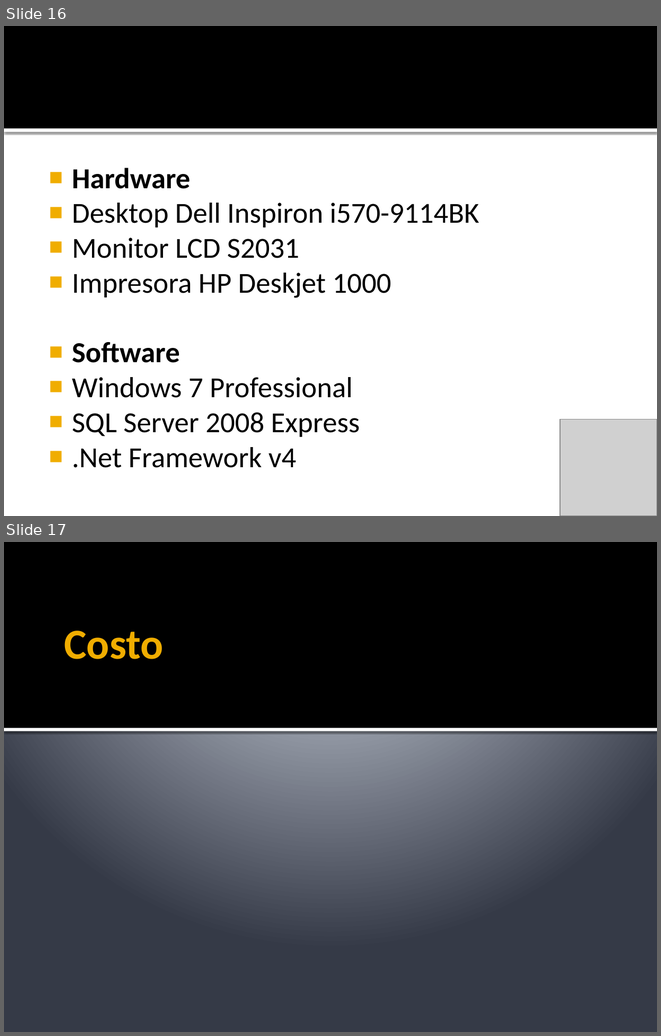
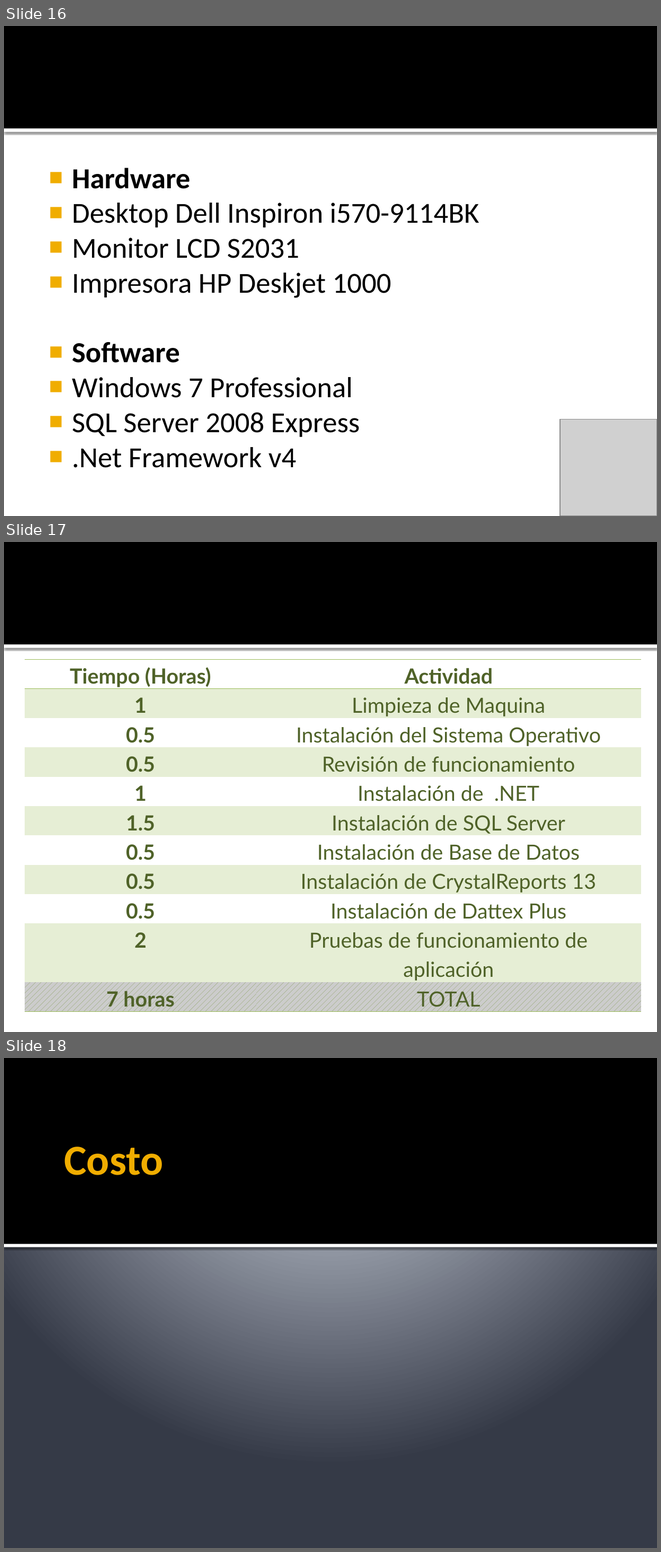
Before and after one commit to ludwingperezt/proyecto-ayd2-documentacion, a slide deck: Propuesta (Doc y Diap)/Dattex-Plus.pptx. Shown one above the other, each under a label of ours: slides 16 and 17 before the commit, slides 16, 17 and 18 after it. The pictures are 661x1036 and 661x1552 pixels, drawn with LibreOffice and Linux fonts; fonts in the diff are those of the drawing; grey boxes stand for pictures. Boxes give left, top, right and bottom in pixels: in the first picture for what was removed or moved away, otherwise in the second. Text is boxed around its words. In the diff, an @@ line names an element or a change of style, - is before the commit and + after.

Commit message:
Actualizada la presentación, se agregó la tabla de implementación

```diff
--- a/Propuesta (Doc y Diap)/Dattex-Plus.pptx
+++ b/Propuesta (Doc y Diap)/Dattex-Plus.pptx
@@ slide 17 added at (x1=4, y1=542, x2=657, y2=1032), background #FFFFFF; not listed: 2 template elements that a slide beside it also shows @@
@@ table added at (x1=25, y1=660, x2=641, y2=1012), 11 rows, 2 columns @@
+Tiempo (Horas) | Actividad
+1 | Limpieza de Maquina
+0.5 | Instalación del Sistema Operativo
+0.5 | Revisión de funcionamiento
+1 | Instalación de .NET
+1.5 | Instalación de SQL Server
+0.5 | Instalación de Base de Datos
+0.5 | Instalación de CrystalReports 13
+0.5 | Instalación de Dattex Plus
+2 | Pruebas de funcionamiento de aplicación
+7 horas | TOTAL
@@ what was slide 17 is now slide 18 @@
```
